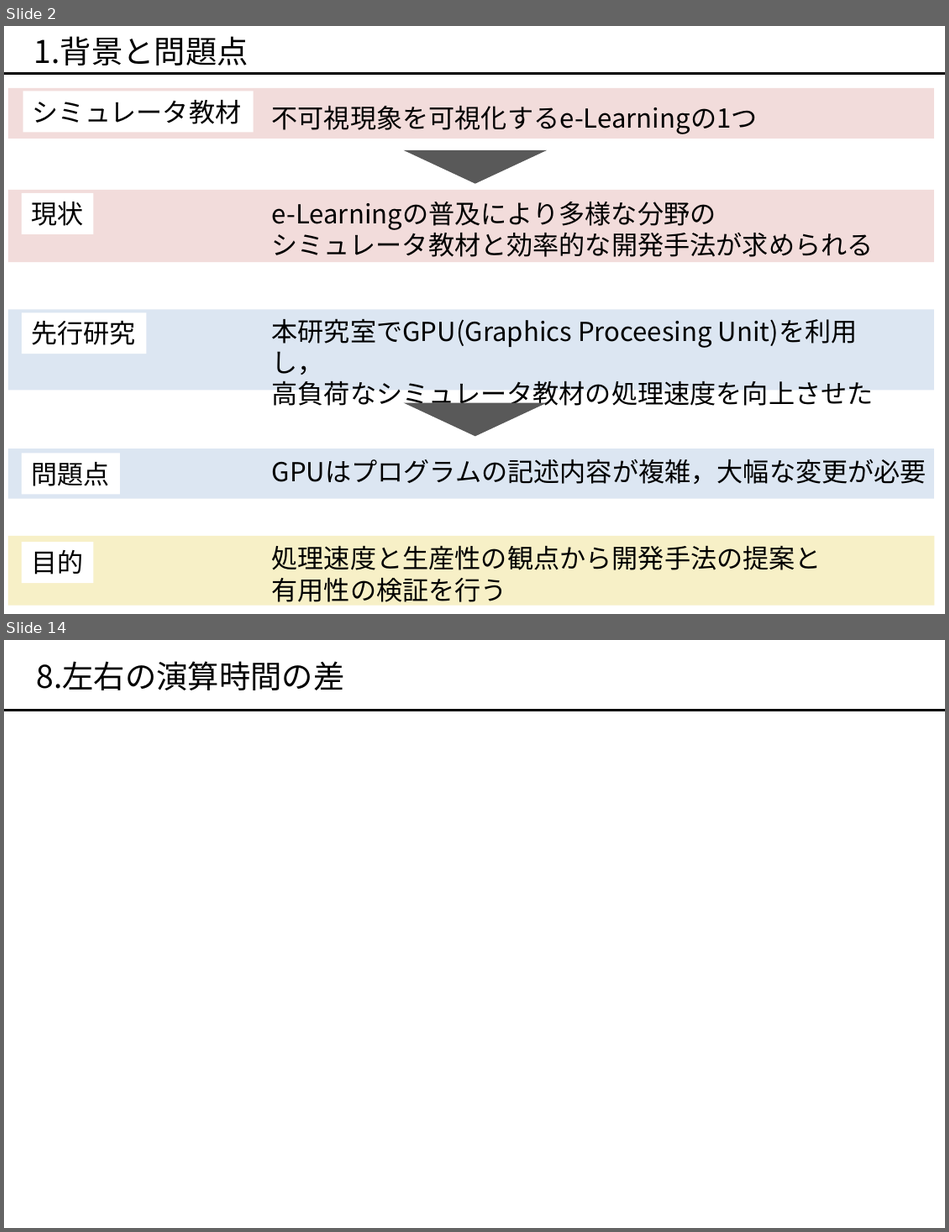
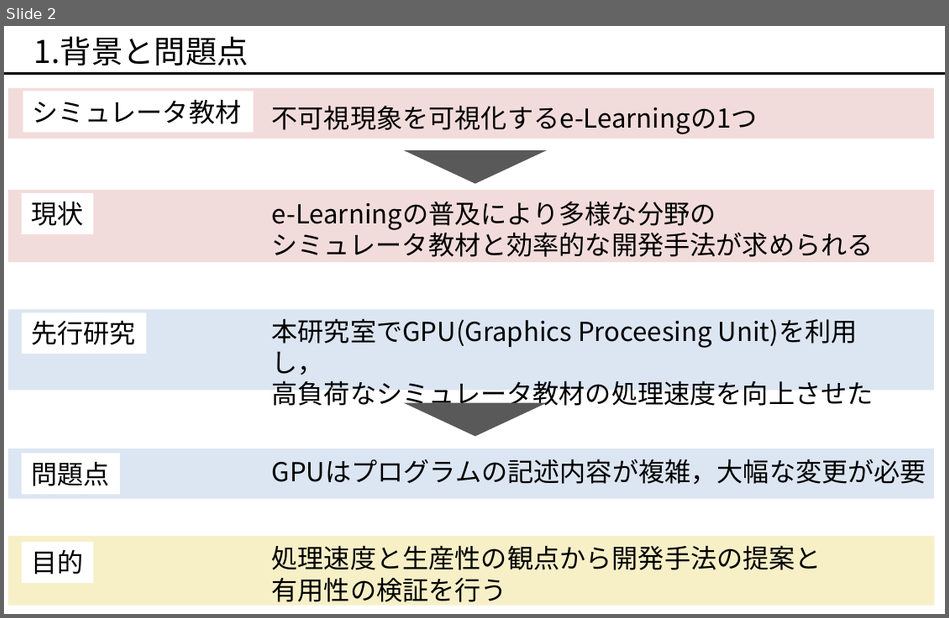
Before and after one commit to okmtaoo/-, a slide deck: presentation/出す.pptx. Shown one above the other, each under a label of ours: slides 2 and 14 before the commit, slide 2 after it; the slides between them are not shown. The pictures are 949x1232 and 949x618 pixels, drawn with LibreOffice and Linux fonts; fonts in the diff are those of the drawing. Boxes give left, top, right and bottom in pixels: in the first picture for what was removed or moved away, otherwise in the second. Text is boxed around its words. In the diff, an @@ line names an element or a change of style, - is before the commit and + after.

```diff
--- a/presentation/出す.pptx
+++ b/presentation/出す.pptx
@@ slide 14 removed at [4,640,945,1228], background #FFFFFF @@
@@ text removed at [37,661,345,690] @@
-8.左右の演算時間の差
@@ line removed from (4, 711) to (945, 711) @@
```
Also in this commit, not shown: 9 slides changed, 4 slides added, 5 other slides removed, 1 other file.
